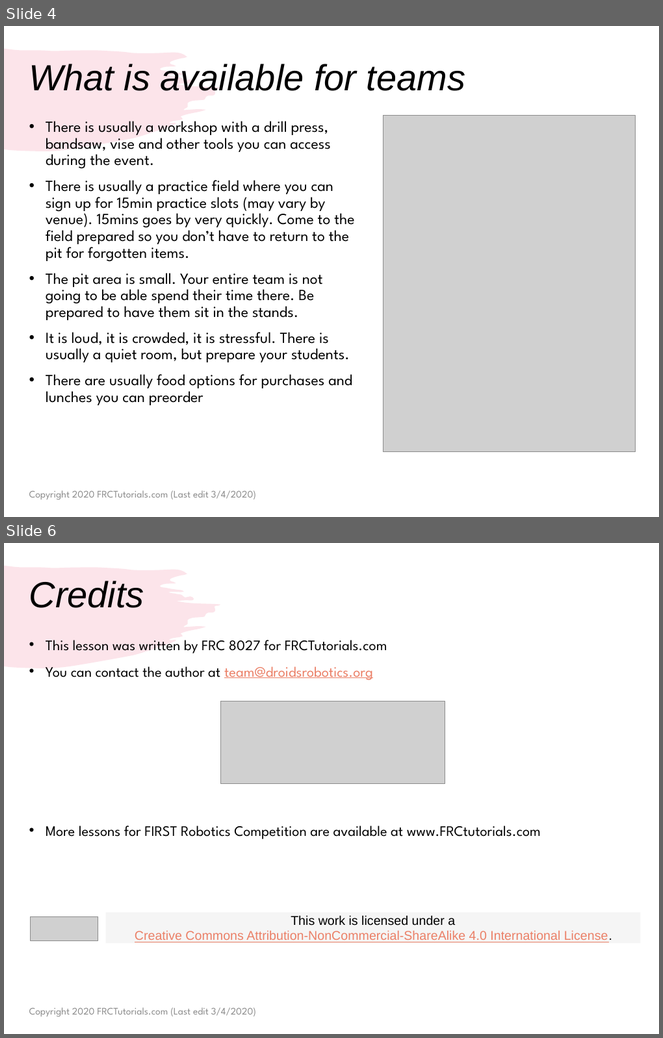
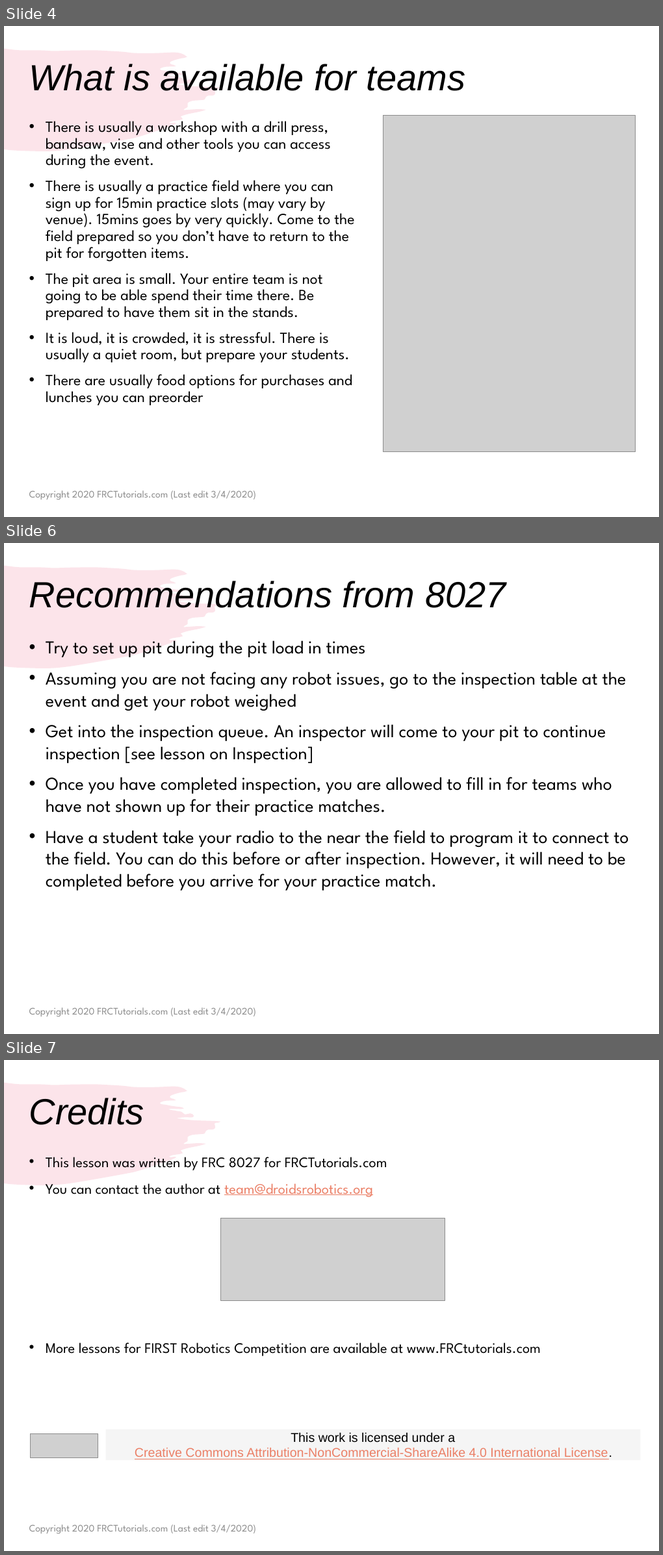
Before and after one commit to droidsrobotics/FRC-Tutorials, a slide deck: translations/en-us/TeamManagement/CompetitionPreparation.pptx. Shown one above the other, each under a label of ours: slides 4 and 6 before the commit, slides 4, 6 and 7 after it; the slides between them are not shown. The pictures are 663x1038 and 663x1555 pixels, drawn with LibreOffice and Linux fonts; fonts in the diff are those of the drawing; grey boxes stand for pictures. Boxes give left, top, right and bottom in pixels: in the first picture for what was removed or moved away, otherwise in the second. Text is boxed around its words. In the diff, an @@ line names an element or a change of style, - is before the commit and + after.

Commit message:
First set of lessons uploaded

```diff
--- a/translations/en-us/TeamManagement/CompetitionPreparation.pptx
+++ b/translations/en-us/TeamManagement/CompetitionPreparation.pptx
@@ slide 6 added at <box>4,543,659,1034</box>, background #FFFFFF; not listed: 1 template element that a slide beside it also shows @@
@@ title added at <box>29,581,506,608</box>, 40 pt, text #000000, italic @@
+Recommendations from 8027
@@ text added at <box>46,641,629,891</box>, 20 pt, text #000000 @@
+• Try to set up pit during the pit load in times
+• Assuming you are not facing any robot issues, go to the inspection table at the event and get your robot weighed
+• Get into the inspection queue. An inspector will come to your pit to continue inspection [see lesson on Inspection]
+• Once you have completed inspection, you are allowed to fill in for teams who have not shown up for their practice matches.
+• Have a student take your radio to the near the field to program it to connect to the field. You can do this before or after inspection. However, it will need to be completed before you arrive for your practice match.
@@ text added at <box>29,1008,256,1017</box>, 11 pt, text #8C8C8C @@
+Copyright 2020 FRCTutorials.com (Last edit 3/4/2020)
@@ what was slide 6 is now slide 7 @@
```
Also in this commit, not shown: 3 slides changed, 25 other files.
